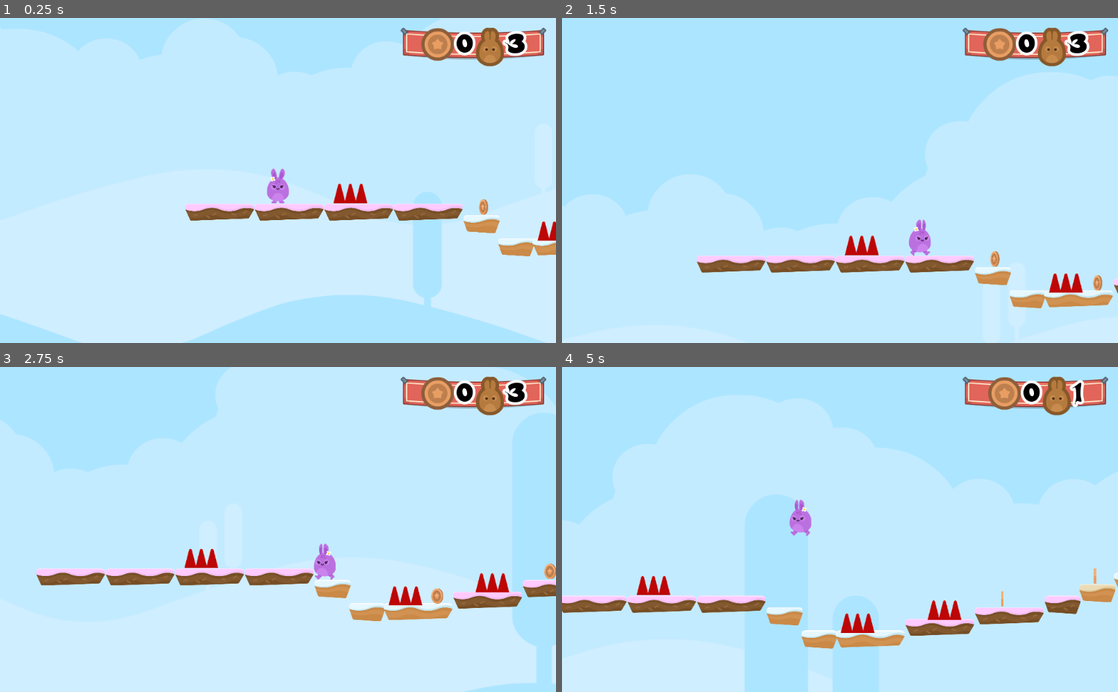
Above: before the commit, frames 1-4 (two rows, left to right).
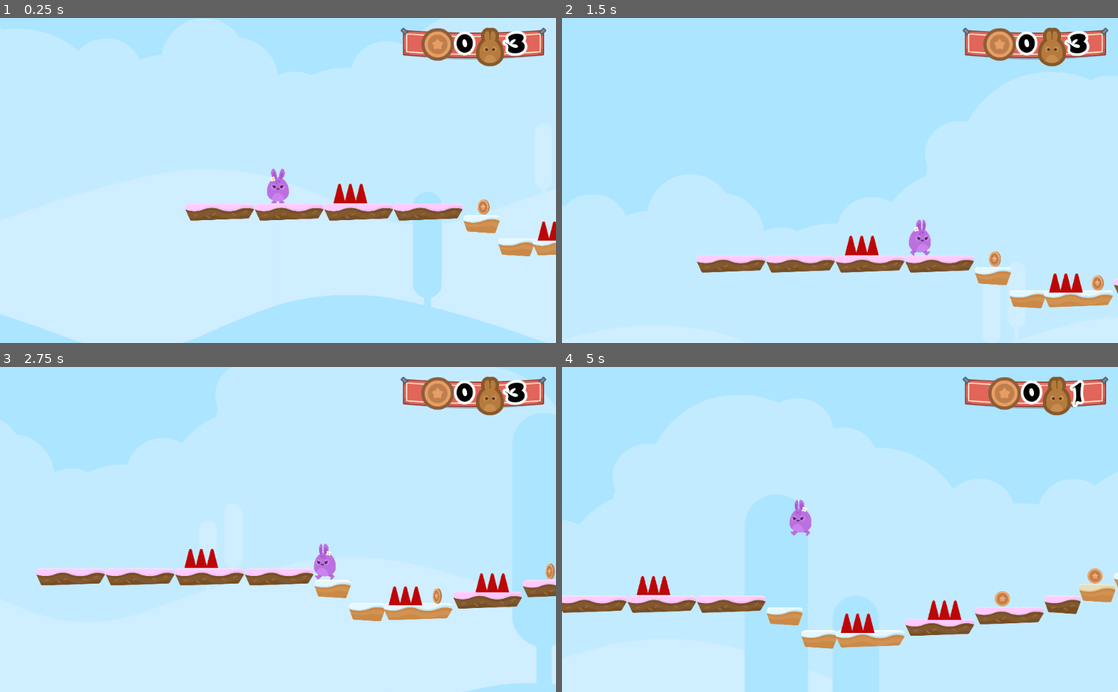
Above: after the commit, the same moments.

Repository: KennedyMungai/SimplePlatformer
Game: Godot game, scene res://Scenes/Levels/Level1.tscn
Same seed, same stepped clock (60 frames per second), same inputs: the game is played once before the commit and once after it.
Inputs:
- Up to frame 1 (0.25 s): no input
- Up to frame 2 (1.5 s): hold D (right) from 0.53 s (still down); tap W (jump) at 0.77 s
- Up to frame 3 (2.75 s): tap W (jump) at 1.52 s; release D (right) at 2.03 s; hold A (left) from 2.03 s (still down)
- Up to frame 4 (5 s): release A (left) at 2.78 s; hold D (right) 2.78-4.28 s; tap W (jump) at 3.02, 3.77, 4.52 s; hold A (left) from 4.28 s (still down)

The runs differ from the first frame. In frame 1, less than 0.1% of the frame differs, in the area x 85-89%, y 55-61%; in frame 2, 0.1%; in frame 3, less than 0.1%; in frame 4, 0.2%, in the area x 77-98%, y 61-74%.

Commit message:
Maintenance commit

Diff:
--- a/Scenes/Coin.tscn
+++ b/Scenes/Coin.tscn
@@ -55,7 +55,7 @@
 [node name="AnimatedSprite" type="AnimatedSprite" parent="."]
 frames = SubResource( 1 )
 animation = "spin"
-frame = 2
+frame = 5
 playing = true
 
 [node name="Area2D" type="Area2D" parent="."]
